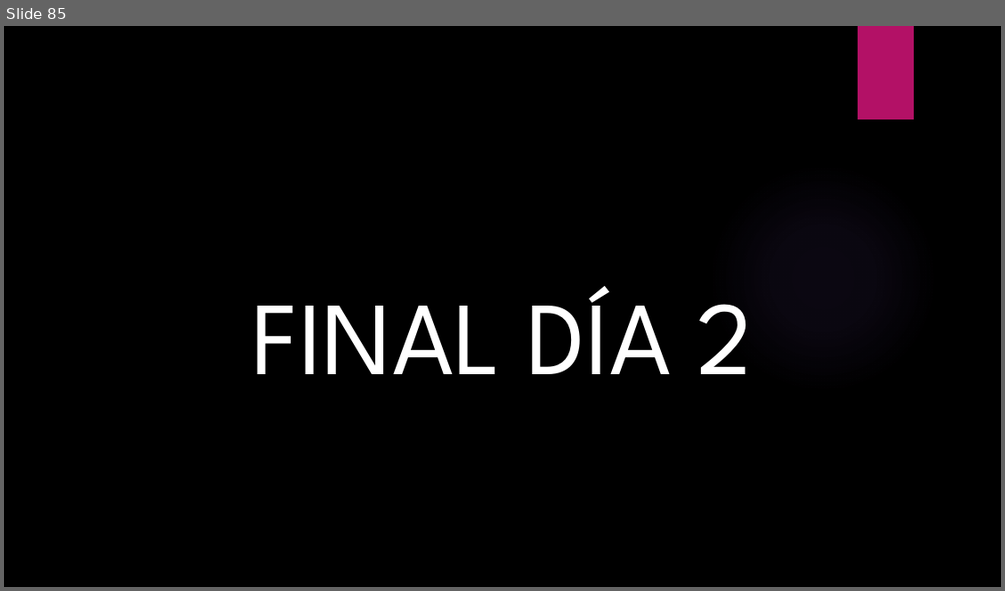
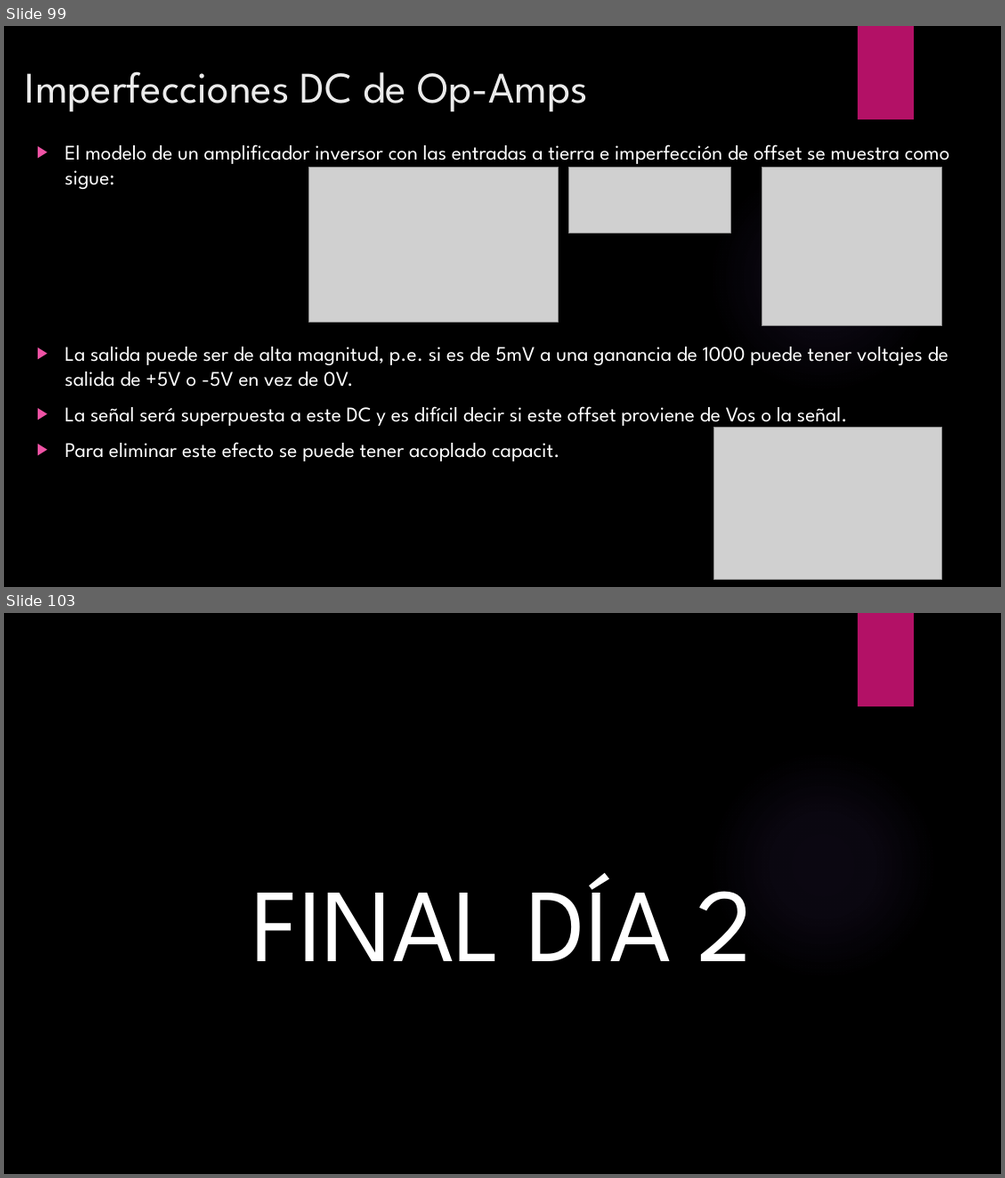
Before and after one commit to ulatinaedupa/ElectronicsII, a slide deck: Presentación/Electronica II.pptx. Shown one above the other, each under a label of ours: slide 85 before the commit, slides 99 and 103 after it; the slides between them are not shown. The pictures are 1005x591 and 1005x1178 pixels, drawn with LibreOffice and Linux fonts; fonts in the diff are those of the drawing; grey boxes stand for pictures; background and template pictures are left out. Boxes give left, top, right and bottom in pixels: in the first picture for what was removed or moved away, otherwise in the second. Text is boxed around its words. In the diff, an @@ line names an element or a change of style, - is before the commit and + after.

Commit message:
dia 2

```diff
--- a/Presentación/Electronica II.pptx
+++ b/Presentación/Electronica II.pptx
@@ slide 99 added at [4,26,1001,587], background picture (left out); not listed: 2 template elements that a slide beside it also shows @@
@@ title added at [25,71,588,112], 42 pt, text #EBEBEB @@
+Imperfecciones DC de Op-Amps
@@ text added at [65,144,950,461], 20 pt, text #FFFFFF @@
+▶ El modelo de un amplificador inversor con las entradas a tierra e imperfección de offset se muestra como sigue:
+▶ La salida puede ser de alta magnitud, p.e. si es de 5mV a una ganancia de 1000 puede tener voltajes de salida de +5V o -5V en vez de 0V.
+▶ La señal será superpuesta a este DC y es difícil decir si este offset proviene de Vos o la señal.
+▶ Para eliminar este efecto se puede tener acoplado capacit.
@@ picture added at [309,167,558,322] @@
@@ picture added at [568,167,731,233] @@
@@ picture added at [762,167,942,326] @@
@@ picture added at [714,427,942,580] @@
@@ what was slide 85 is now slide 103 @@
```
Also in this commit, not shown: 28 other slides added, 11 slides removed.
